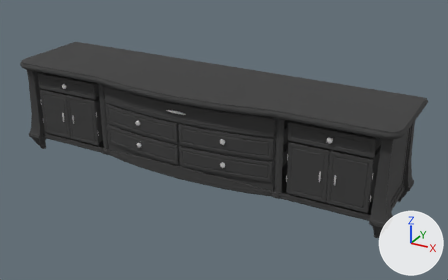
Renders of the FBX model LastNightOfJohnDoe/Assets/FBX/Props/ChesOfDawers_Hall.FBX from each side of a commit.
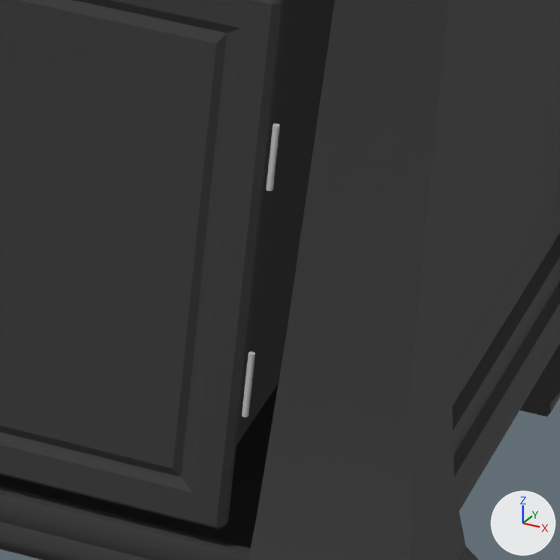
The first picture shows the older version from a 50 mm camera at (2.48, -4.17, 2.43) aimed at (0.18, 0.01, 0.35). The close-ups show both versions on the part from 77% to 90% of the width and 57% to 77% of the height of that picture; other places that the commit changed are outside them. The axes (+X, +Y, +Z) are drawn at lower right. The lights are the same throughout. Where no turn or scale is listed for an object, it has been applied to the vertices. Vertices at the same position are counted once.

The older version as bpy lines, for what is in view:
```python
me_mesh = bpy.data.meshes.new('Mesh')
me_mesh.from_pydata(...)  # 1053 vertices, 824 faces, 11 loose edges; spans x -1.71..1.71, y -0.49..0.4, z 0.0..0.86
me_mesh.materials.append(mat_cajonera_01_mat)  # black #3b3b3b
me_mesh_004 = bpy.data.meshes.new('Mesh.004')
me_mesh_004.from_pydata(...)  # 84 vertices, 78 faces; spans x -0.319..0.002, y -0.02..0.008, z -0.102..0.313
# faces by material slot: [20, 38, 20]
me_mesh_004.materials.append(mat_cajonera_02_mat)  # light grey #cacaca
me_mesh_004.materials.append(mat_cajonera_01_mat_001)  # black #3b3b3b
me_mesh_004.materials.append(mat_cajonera_02_mat)  # light grey #cacaca
ob_chestofdawers_hall_door_04 = bpy.data.objects.new('ChestOfDawers_Hall_Door_04', me_mesh_004)
ob_chestofdawers_hall_door_04.location = (1.5317, -0.3195, 0.291)
ob_chestofdawers_hall_main = bpy.data.objects.new('ChestOfDawers_Hall_Main', me_mesh)
ob_chestofdawers_hall_main.location = (0.0, 0.0, 0.0)
```
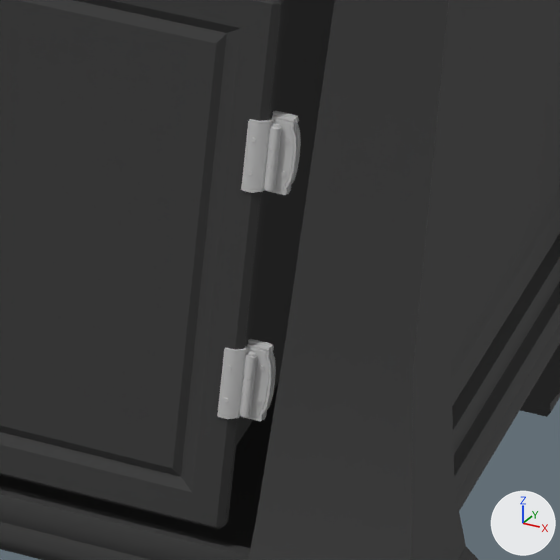
What the commit changed:
me_mesh_004 is used by ob_chestofdawers_hall_door_04; location (1.5317, -0.3195, 0.291).
me_mesh_004 had 84 vertices, 78 faces and spanned x -0.319..0.002, y -0.02..0.008, z -0.102..0.313.
me_mesh_004 now has 272 vertices, 216 faces and spans x -0.319..0.004, y -0.02..0.008, z -0.102..0.313.
me_mesh_004 part 6: a new loose piece, an 8-sided cylinder along z spanning x -0.0042..0.0038, y -0.004..0.004, z 0.187..0.1989, in mat_cajonera_02_mat (light grey #cacaca).
me_mesh_004 part 7: a new loose piece, an 8-sided cylinder along z spanning x -0.0042..0.0038, y -0.004..0.004, z 0.0099..0.0218, in mat_cajonera_02_mat (light grey #cacaca).
me_mesh_004 part 8: a new loose piece of 46 vertices spanning x -0.017..-0.004, y -0.008..0.002, z 0.167..0.221, in mat_cajonera_02_mat (light grey #cacaca).
me_mesh_004 part 9: a new loose piece of 46 vertices spanning x -0.017..-0.004, y -0.008..0.002, z -0.01..0.044, in mat_cajonera_02_mat (light grey #cacaca).
me_mesh_004 now uses material mat_cajonera_02_mat.
me_mesh_004 no longer uses material mat_cajonera_02_mat.
me_mesh is used by ob_chestofdawers_hall_main; location (0.0, 0.0, 0.0).
me_mesh had 1053 vertices, 824 faces, 11 loose edges and spanned x -1.71..1.71, y -0.49..0.4, z 0.0..0.86.
me_mesh no longer uses material mat_cajonera_01_mat (black #3b3b3b).
me_mesh now has 2461 vertices, 1992 faces, 11 loose edges and spans x -1.71..1.71, y -0.49..0.4, z 0.0..0.86.
me_mesh part 1: a new loose piece, an 8-sided cylinder along z spanning x 1.5276..1.5356, y -0.3235..-0.3155, z 0.2835..0.3007, in mat_cajonera_02_mat (light grey #cacaca).
me_mesh part 2: a new loose piece, an 8-sided cylinder along z spanning x 1.5276..1.5356, y -0.3235..-0.3155, z 0.3132..0.3304, in mat_cajonera_02_mat (light grey #cacaca).
me_mesh part 3: a new loose piece, an 8-sided cylinder along z spanning x 1.5276..1.5356, y -0.3235..-0.3155, z 0.4605..0.4777, in mat_cajonera_02_mat (light grey #cacaca).
me_mesh part 4: a new loose piece, an 8-sided cylinder along z spanning x 1.5276..1.5356, y -0.3235..-0.3155, z 0.4902..0.5075, in mat_cajonera_02_mat (light grey #cacaca).
me_mesh part 5: 288 vertices added at x 1.53..1.55, y -0.32..-0.31, z 0.28..0.51.
me_mesh now uses material mat_cajonera_01_mat_002 (black #3b3b3b).
me_mesh now uses material mat_cajonera_02_mat (light grey #cacaca).
me_mesh now uses material mat_cajonera_02_mat (light grey #cacaca).
me_mesh now uses material mat_cajonera_02_mat (light grey #cacaca).
me_mesh now uses material mat_cajonera_02_mat (light grey #cacaca).
me_mesh now uses material mat_cajonera_02_mat (light grey #cacaca).
me_mesh now uses material mat_cajonera_02_mat (light grey #cacaca).
me_mesh now uses material mat_cajonera_02_mat (light grey #cacaca).
me_mesh now uses material mat_cajonera_02_mat (light grey #cacaca).

Boxes [x1, y1, x2, y2] around the edits, measured in the close-ups (560 x 560 px):
part 1 of me_mesh, added: after [240, 393, 253, 417]
part 2 of me_mesh, added: after [244, 353, 257, 379]
part 3 of me_mesh, added: after [264, 166, 277, 190]
part 4 of me_mesh, added: after [268, 124, 282, 152]
part 5 of me_mesh, added: after [240, 111, 301, 422]
part 6 of me_mesh_004, added: after [266, 150, 279, 168]
part 7 of me_mesh_004, added: after [242, 377, 255, 395]
part 8 of me_mesh_004, added: after [241, 118, 273, 193]
part 9 of me_mesh_004, added: after [217, 346, 248, 419]
